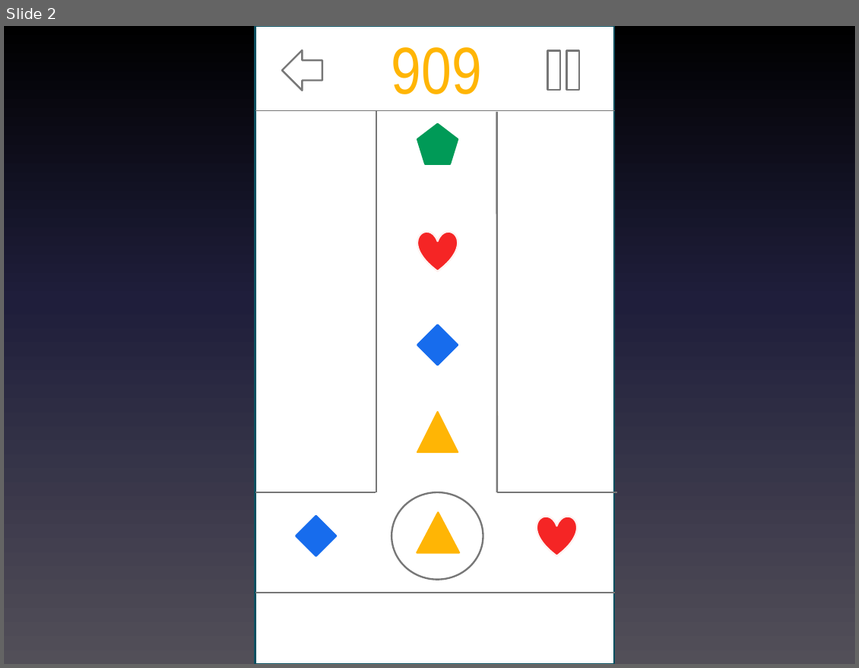
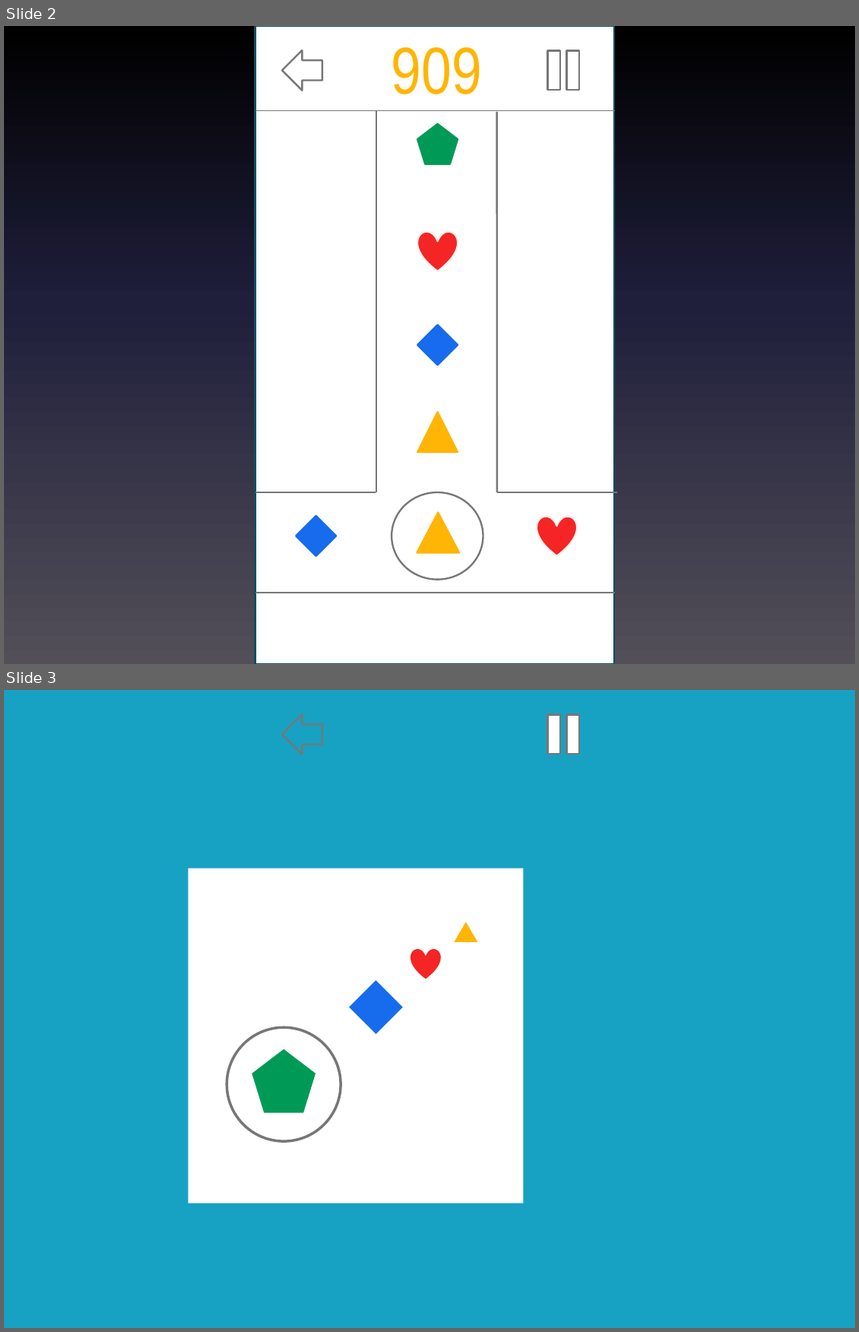
Before and after one commit to seovi/CubeProject, a slide deck: cube_UI.pptx. Shown one above the other, each under a label of ours: slide 2 before the commit, slides 2 and 3 after it. The pictures are 859x668 and 859x1332 pixels, drawn with LibreOffice and Linux fonts; fonts in the diff are those of the drawing. Boxes give left, top, right and bottom in pixels: in the first picture for what was removed or moved away, otherwise in the second. Text is boxed around its words. In the diff, an @@ line names an element or a change of style, - is before the commit and + after.

```diff
--- a/cube_UI.pptx
+++ b/cube_UI.pptx
@@ slide 3 added at (x1=4, y1=690, x2=855, y2=1328), background #17A2C3 @@
@@ math equal added at (x1=537, y1=708, x2=591, y2=761), fill #FFFFFF, outline #777777 1.5 pt @@
@@ left arrow added at (x1=282, y1=714, x2=322, y2=755), outline #777777 1.5 pt @@
@@ group added at (x1=189, y1=869, x2=524, y2=1204): 1 rectangle, 1 heart, 1 diamond, 1 triangle, 1 pentagon, 1 ellipse @@
```
Also in this commit, not shown: 1 slide changed, 1 other slide added, 36 other files.
